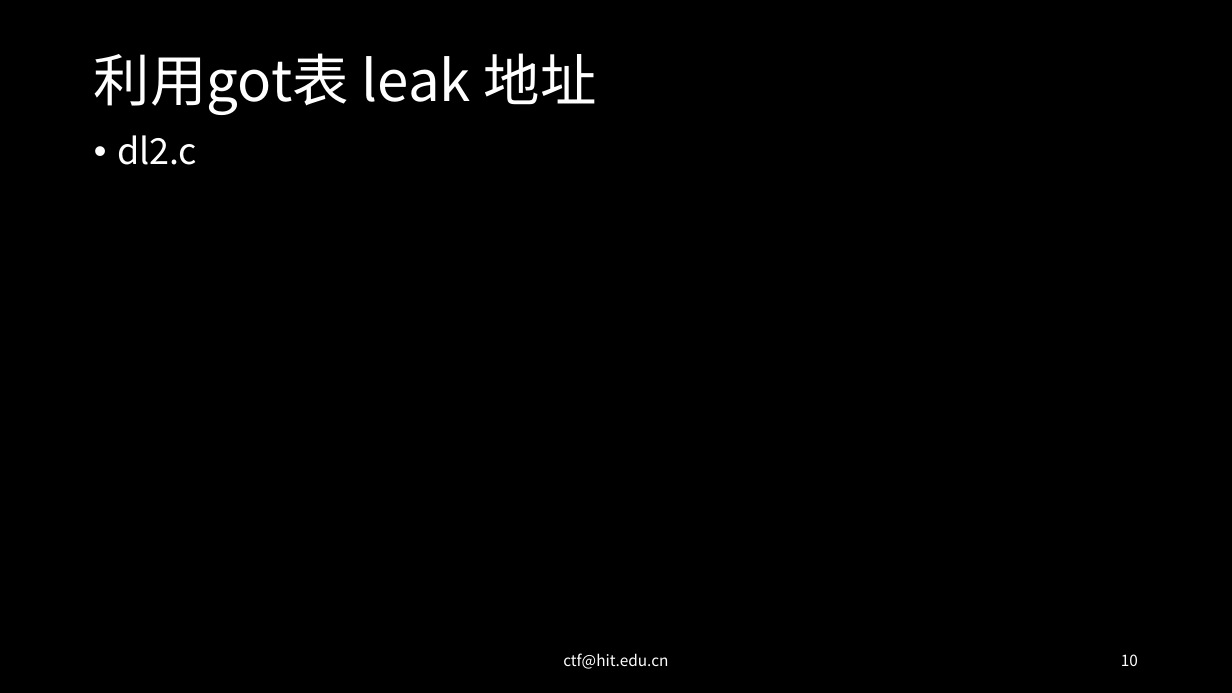
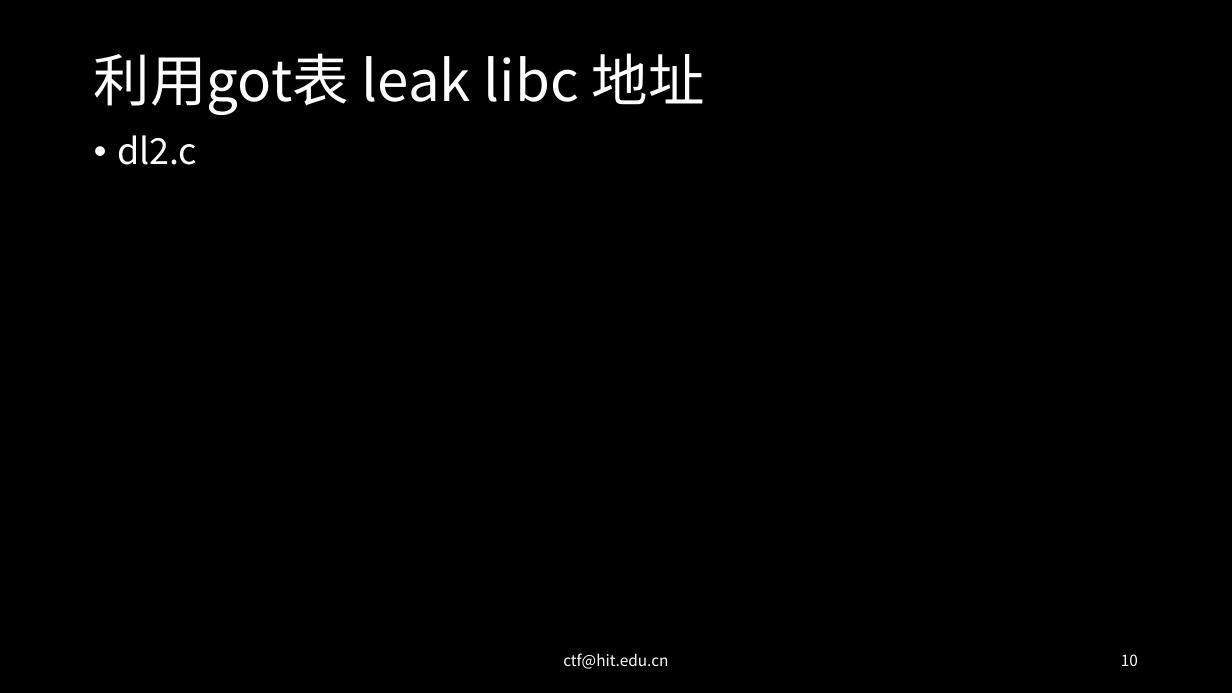
Before and after one commit to 7Hxz233/Lilac_2020_summer_pwn, a slide deck: slide 10 of slides/4-动态链接-plt表和got表.pptx. Drawn at 1232x693 pixels with LibreOffice and Linux fonts; fonts in the diff are those of the drawing. Boxes give left, top, right and bottom in pixels: in the first picture for what was removed or moved away, otherwise in the second. Text is boxed around its words. In the diff, an @@ line names an element or a change of style, - is before the commit and + after.

Commit message:
堆入门和几种基础利用方式

```diff
--- a/slides/4-动态链接-plt表和got表.pptx
+++ b/slides/4-动态链接-plt表和got表.pptx
@@ title at <box>94,53,705,115</box>: text changed @@
-利用got表 leak 地址
+利用got表 leak libc 地址
```
Also in this commit, not shown: 5 other slides changed, 3 slides added, 13 other files.
